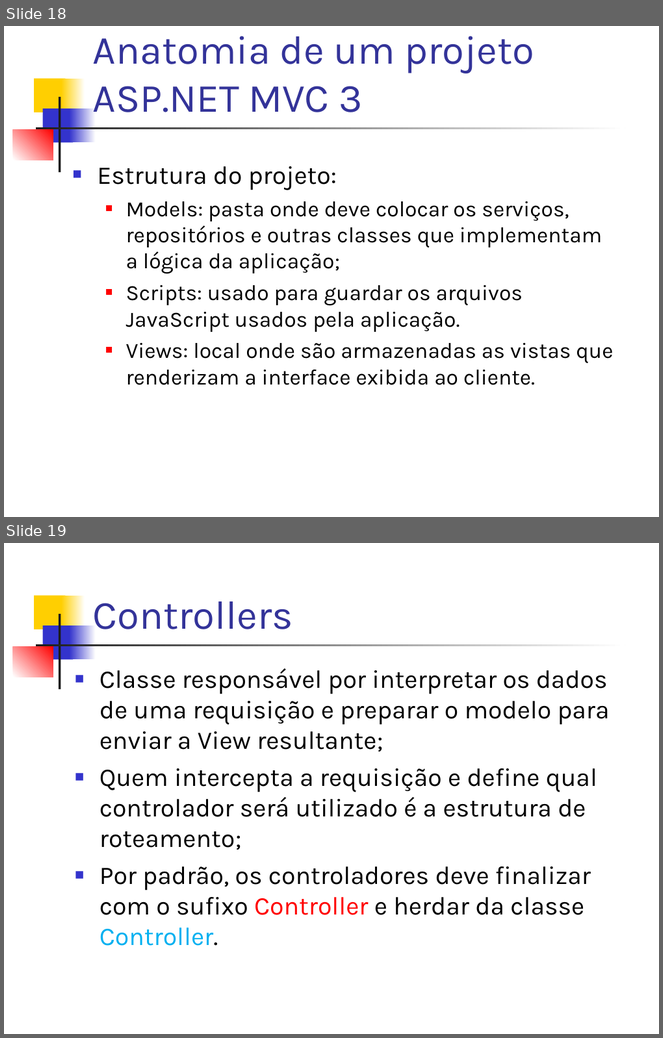
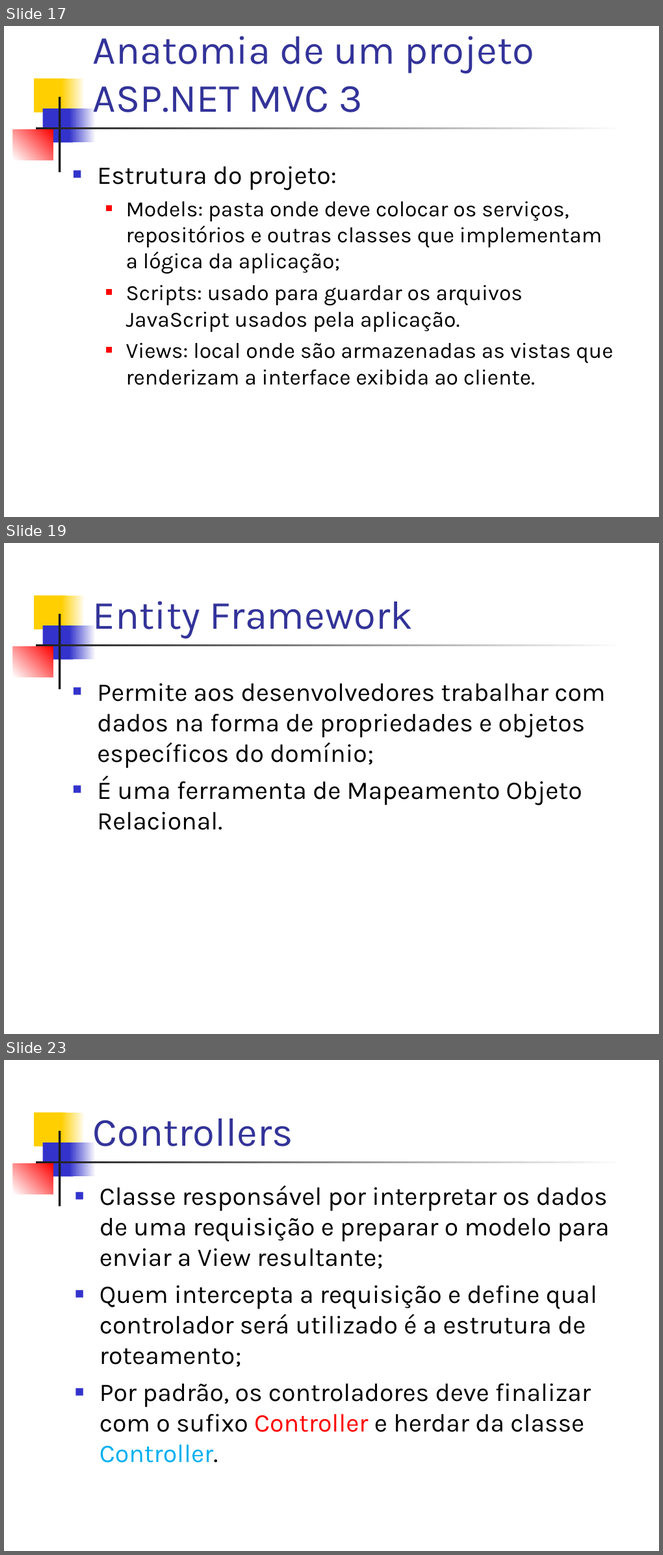
Before and after one commit to dssika/mini-curso-asp-net-mvc3, a slide deck: Slide/Mini Curso.ppt. Shown one above the other, each under a label of ours: slides 18 and 19 before the commit, slides 17, 19 and 23 after it; the slides between them are not shown. The pictures are 663x1038 and 663x1555 pixels, drawn with LibreOffice and Linux fonts; fonts in the diff are those of the drawing. Boxes give left, top, right and bottom in pixels: in the first picture for what was removed or moved away, otherwise in the second. Text is boxed around its words. In the diff, an @@ line names an element or a change of style, - is before the commit and + after.

```diff
--- a/Slide/Mini Curso.ppt
+++ b/Slide/Mini Curso.ppt
@@ slide 19 added at <box>4,543,659,1034</box>, background #FFFFFF; not listed: 7 template elements that a slide beside it also shows @@
@@ title added at <box>93,601,414,639</box>, 44 pt, text #333399 @@
+Entity Framework
@@ text added at <box>97,683,605,830</box>, 28 pt, text #000000 @@
+■ Permite aos desenvolvedores trabalhar com dados na forma de propriedades e objetos específicos do domínio;
+■ É uma ferramenta de Mapeamento Objeto Relacional.
@@ what was slide 18 is now slide 17 @@
@@ what was slide 19 is now slide 23 @@
```
Also in this commit, not shown: 1 slide changed, 4 other slides added, 1 slide removed.
